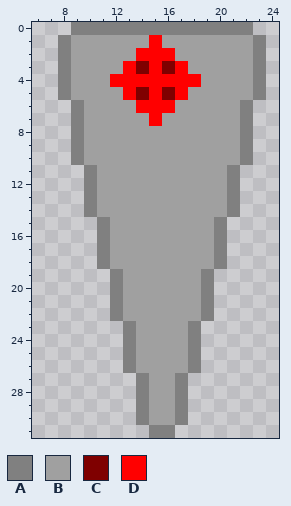
Pixel-art sprite -- Assets/Textures/tower1.png. That is the earlier state.
The file is 32x32 pixels. Shown: x 6..24, y 0..31.
Palette (. is transparent): A #808080  B #a0a0a0  C #7f0000  D #ff0000
New version:
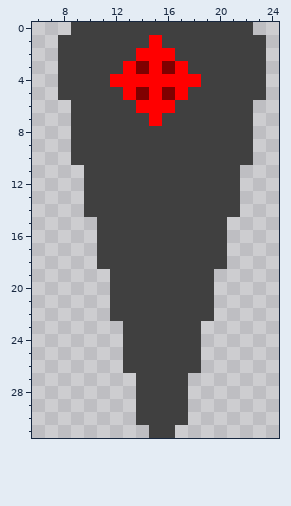
The exact change:
colour B: #a0a0a0 -> #404040
y 0: x 9..22 AAAAAAAAAAAAAA -> BBBBBBBBBBBBBB
y 1..5: x 8 A -> B; x 23 A -> B
y 6..10: x 9 A -> B; x 22 A -> B
y 11..14: x 10 A -> B; x 21 A -> B
y 15..18: x 11 A -> B; x 20 A -> B
y 19..22: x 12 A -> B; x 19 A -> B
y 23..26: x 13 A -> B; x 18 A -> B
y 27..30: x 14 A -> B; x 17 A -> B
y 31: x 15..16 AA -> BB
Boxes around the changes in both pictures, in picture pixels (x1, y1, x2, y2):
changed: (58, 22, 266, 438)
